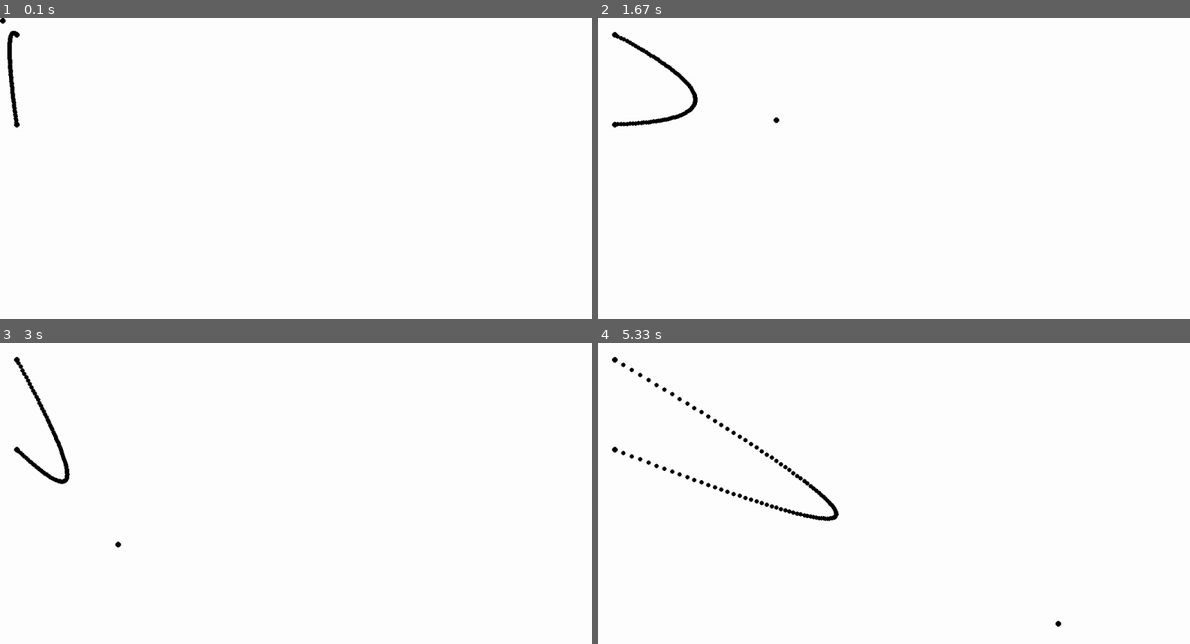
Above: before the commit, frames 1-4 (two rows, left to right).
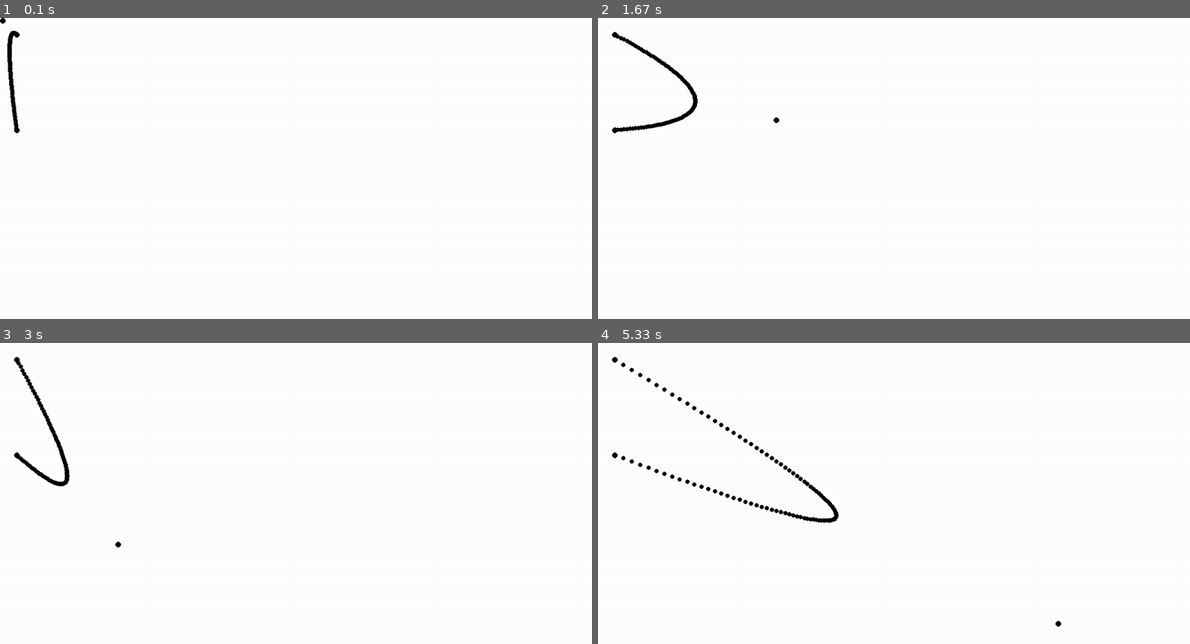
Above: after the commit, the same moments.

Repository: AuslinD/BezierCurves
Game: pygame game, started from RunPyGame.py
Two runs of this game, one before a commit and one after it. Both use one fixed random seed, a clock stepped at 60 frames per second and the inputs below.
Inputs (mouse positions are in pixels of both pictures, inside the frame that each line leads up to):
- Up to frame 1 (0.1 s): no input
- Up to frame 2 (1.67 s): click (935, 186) at 0.38 s; click (1000, 261) at 0.72 s; click (1184, 303) at 1.05 s; click (775, 120) at 1.38 s
- Up to frame 3 (3 s): click (337, 553) at 1.72 s; click (242, 442) at 2.05 s; click (574, 598) at 2.38 s; click (118, 544) at 2.72 s
- Up to frame 4 (5.33 s): click (740, 445) at 3.05 s; click (775, 568) at 3.38 s; click (1178, 589) at 3.72 s; click (728, 637) at 4.05 s; click (722, 532) at 4.38 s; click (970, 604) at 4.72 s; click (1059, 622) at 5.05 s

The runs differ from the first frame. In frame 1, 0.1% of the frame differs, in the area x 1-4%, y 4-39%; in frame 2, 0.4%; in frame 3, 0.3%; in frame 4, 0.9%, in the area x 2-41%, y 16-60%.

Commit message:
made scaleable in theory

Diff:
--- a/RunPyGame.py
+++ b/RunPyGame.py
@@ -2,6 +2,7 @@
 from pygame.locals import *
 from sys import exit
 import numpy as np
+import math
 
 pygame.init()
 screen = pygame.display.set_mode((1200, 600))
@@ -9,35 +10,43 @@
 
 
 
-
-
 def main():
     point_count = 3
-    points = []
+    points = [(30, 30), (100, 100), (30, 200)]
     run = True
     while run:
         for event in pygame.event.get():
             if event.type == QUIT:
                 run = False
 
+        if point_count != len(points):
+            update_points()
+
+
         p0 = 30,30
 
-        p1 = pygame.mouse.get_pos()
+        points[1] = pygame.mouse.get_pos()
         p2 = 30,190
 
         screen.fill((255, 255, 255))
-        for p in [p0, p1, p2]:
+        for p in points:
             pygame.draw.circle(screen, (0), p, 5)
         for t in np.arange(0, 1, 0.01):
-            px = p0[0]*(1-t)**2 + 2*(1-t)*t*p1[0] + p2[0]*t**2
-            py = p0[1]*(1-t)**2 + 2*(1-t)*t*p1[1] + p2[1]*t**2
+            px = 0
+            py = 0
+            for i in range(point_count):
+                t_coeff = i
+                binomial_coeff = math.comb(point_count - 1, i)
+                px += binomial_coeff * points[i][0]*((1-t)**(point_count - 1 - t_coeff))*(t**t_coeff)
+                py += binomial_coeff * points[i][1]*((1-t)**(point_count - 1 - t_coeff))*(t**t_coeff)
+            #px = p0[0]*(1-t)**2 + 2*(1-t)*t*p1[0] + p2[0]*t**2
+            #py = p0[1]*(1-t)**2 + 2*(1-t)*t*p1[1] + p2[1]*t**2
             pygame.draw.circle(screen, (0, 0, 0), (px, py), 4)
 
         pygame.display.update()
     print(run)
 
 
-
 if __name__ == '__main__':
     print('test')
     main()
